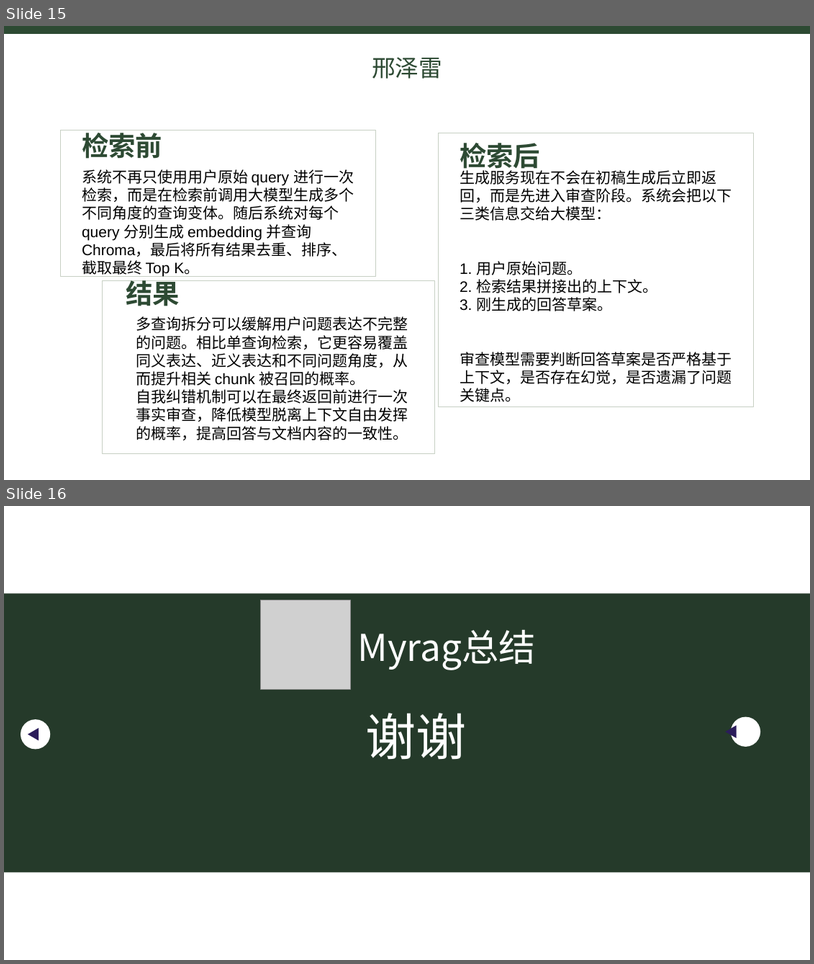
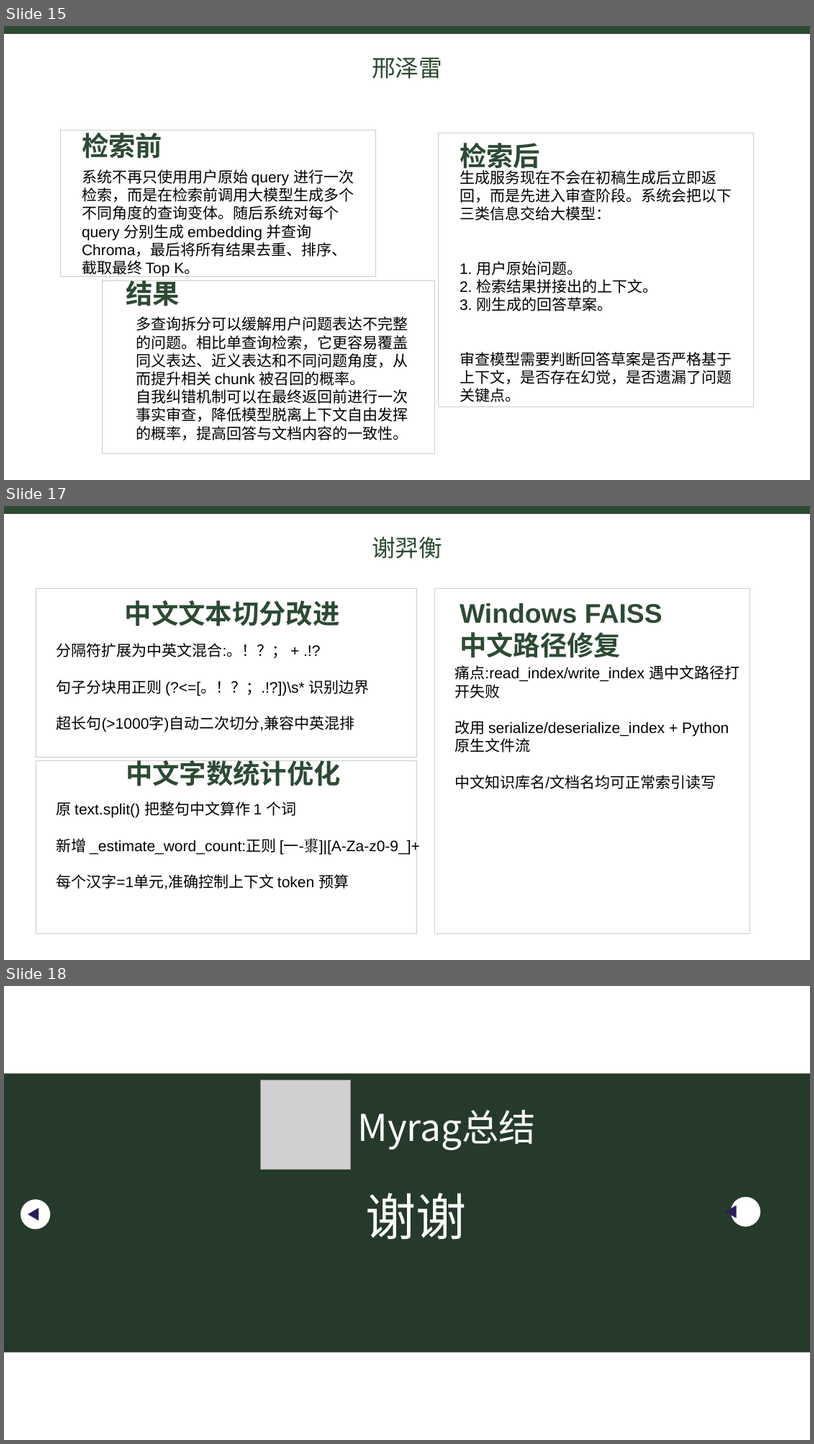
Before and after one commit to fivekilo/myrag, a slide deck: report/myrag总结.pptx. Shown one above the other, each under a label of ours: slides 15 and 16 before the commit, slides 15, 17 and 18 after it; the slides between them are not shown. The pictures are 814x964 and 814x1444 pixels, drawn with LibreOffice and Linux fonts; fonts in the diff are those of the drawing; grey boxes stand for pictures. Boxes give left, top, right and bottom in pixels: in the first picture for what was removed or moved away, otherwise in the second. Text is boxed around its words. In the diff, an @@ line names an element or a change of style, - is before the commit and + after.

Commit message:
谢羿衡报告部分

```diff
--- a/report/myrag总结.pptx
+++ b/report/myrag总结.pptx
@@ slide 17 added at [4,506,810,960], background #FFFFFF @@
@@ rectangle added at [4,506,810,513], fill #2D4A33, outline #2D4A33 0 pt @@
@@ text added at [372,536,442,559], 28 pt, text #2D4A33 @@
+谢羿衡
@@ rectangle added at [36,589,417,757], fill #FFFFFF, outline #C7D0C4 0.75 pt @@
@@ rectangle added at [435,589,750,934], fill #FFFFFF, outline #C7D0C4 0.75 pt @@
@@ text added at [125,600,340,626], 32 pt, text #2D4A33, bold @@
+中文文本切分改进
@@ text added at [460,603,663,658], 32 pt, text #2D4A33, bold @@
+Windows FAISS
+中文路径修复
@@ text added at [57,643,370,732], 18 pt, text #000000 @@
+分隔符扩展为中英文混合:。！？； + .!?
+句子分块用正则 (?<=[。！？；.!?])\s* 识别边界
+超长句(>1000字)自动二次切分,兼容中英混排
@@ text added at [455,665,740,789], 18 pt, text #000000 @@
+痛点:read_index/write_index 遇中文路径打开失败
+改用 serialize/deserialize_index + Python 原生文件流
+中文知识库名/文档名均可正常索引读写
@@ rectangle added at [36,761,417,933], fill #FFFFFF, outline #C7D0C4 0.75 pt @@
@@ text added at [126,757,341,786], 32 pt, text #2D4A33, bold @@
+中文字数统计优化
@@ text added at [56,801,420,889], 18 pt, text #000000 @@
+原 text.split() 把整句中文算作 1 个词
+新增 _estimate_word_count:正则 [一-鿿]|[A-Za-z0-9_]+
+每个汉字=1单元,准确控制上下文 token 预算
@@ what was slide 16 is now slide 18 @@
```
Also in this commit, not shown: 1 other slide added, 1 other file.
